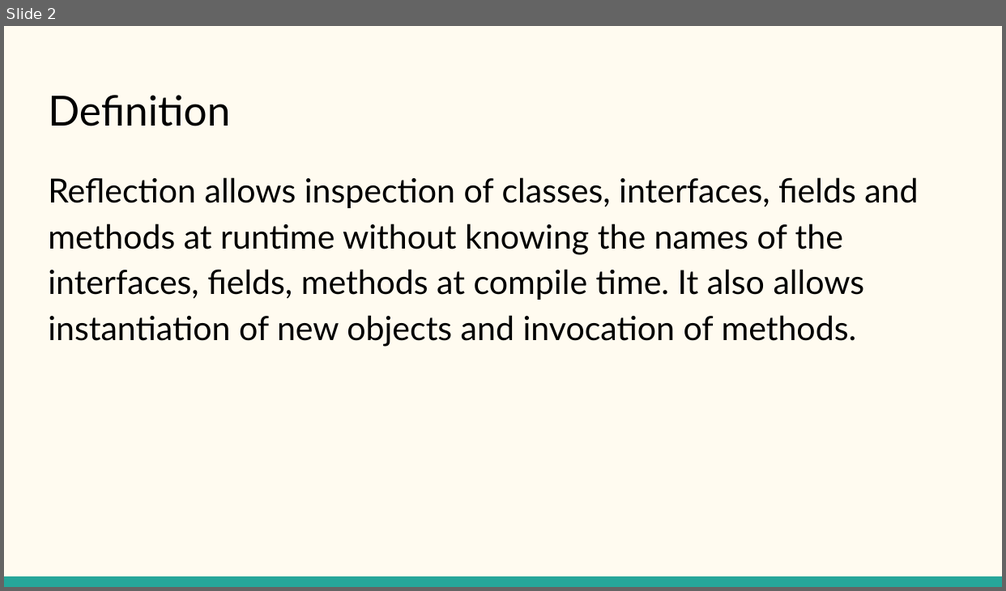
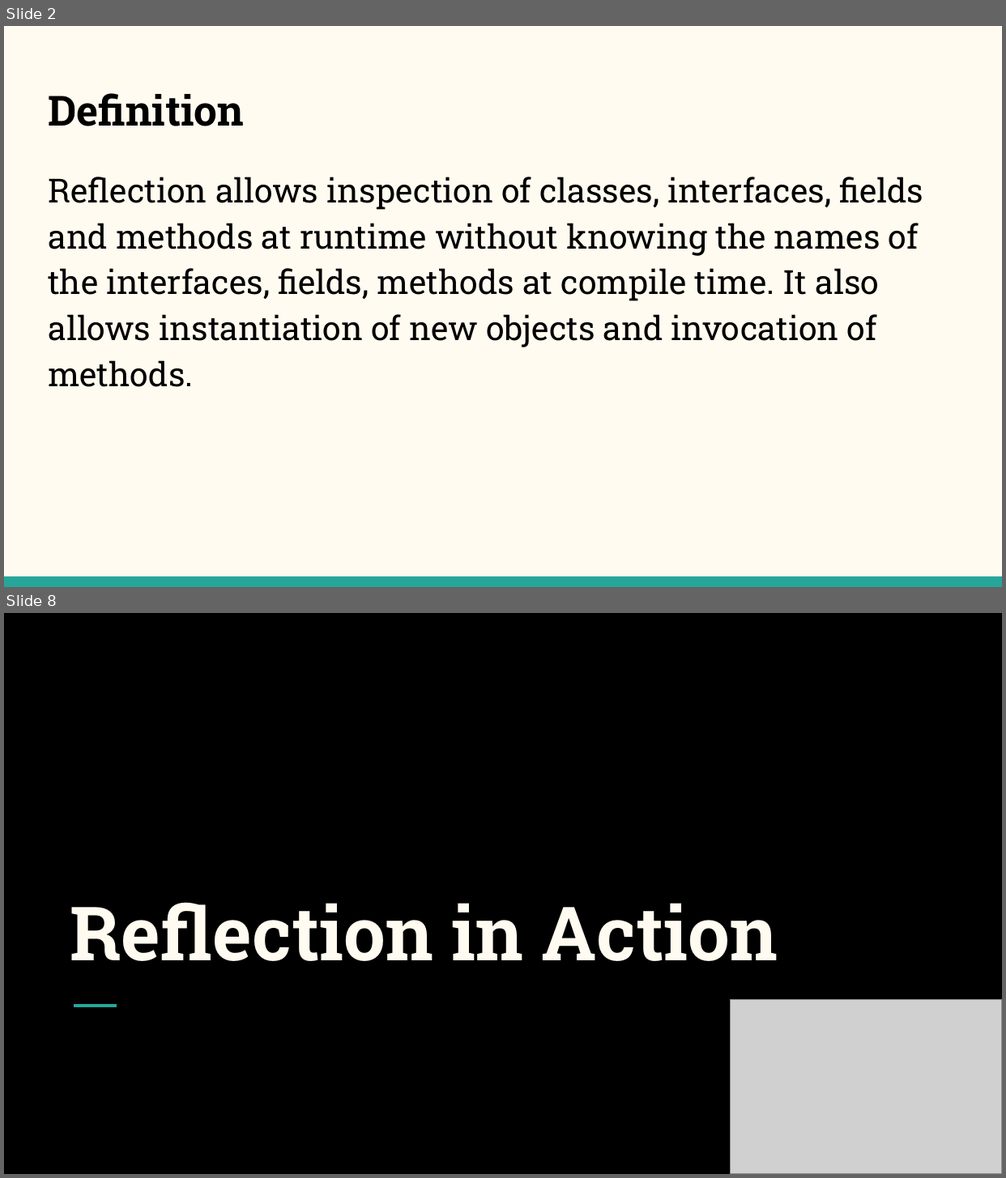
Before and after one commit to NehalPatel/Reflection, a slide deck: Reflection.pptx. Shown one above the other, each under a label of ours: slide 2 before the commit, slides 2 and 8 after it; the slides between them are not shown. The pictures are 1006x591 and 1006x1178 pixels, drawn with LibreOffice and Linux fonts; fonts in the diff are those of the drawing; grey boxes stand for pictures. Boxes give left, top, right and bottom in pixels: in the first picture for what was removed or moved away, otherwise in the second. Text is boxed around its words. In the diff, an @@ line names an element or a change of style, - is before the commit and + after.

```diff
--- a/Reflection.pptx
+++ b/Reflection.pptx
@@ slide 8 added at (4,613,1002,1174), background #000000 @@
@@ title added at (70,902,778,961), 54 pt, text #FFFBF0, bold @@
+Reflection in Action
@@ picture added at (731,999,1002,1174) @@
@@ line added from (74, 1005) to (117, 1005), #26A69A 2.25 pt @@
@@ slide 2 changed as well @@
@@ title "Definition" at (48,93,244,126): font Lato to Roboto Slab, bold on @@
@@ text "Reflection allows inspection of classes, ..." at (48,177,924,387): font Lato to Roboto Slab @@
```
Also in this commit, not shown: 1 other slide changed, 7 other slides added, 8 slides removed, 7 other files.
